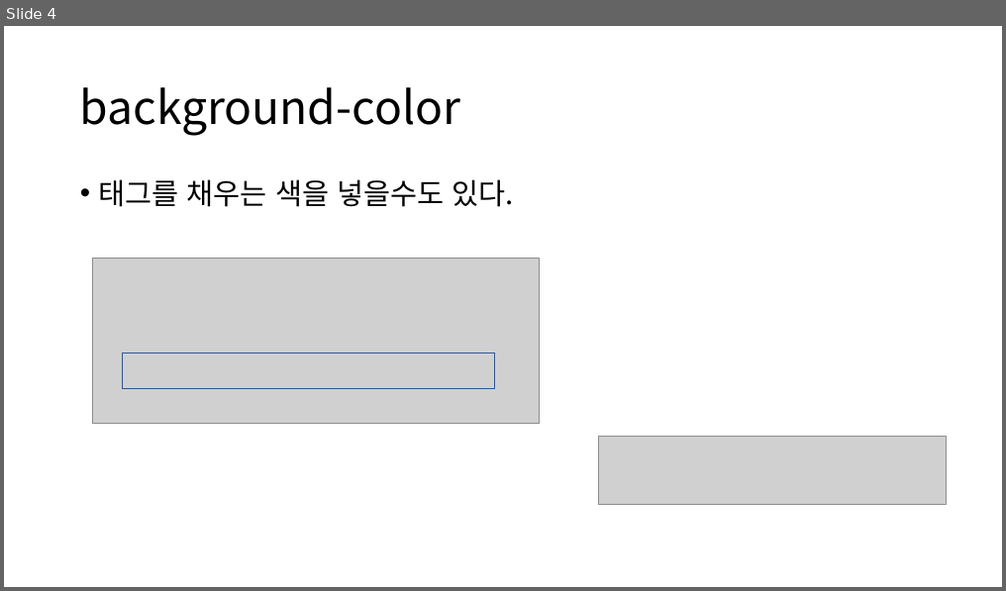
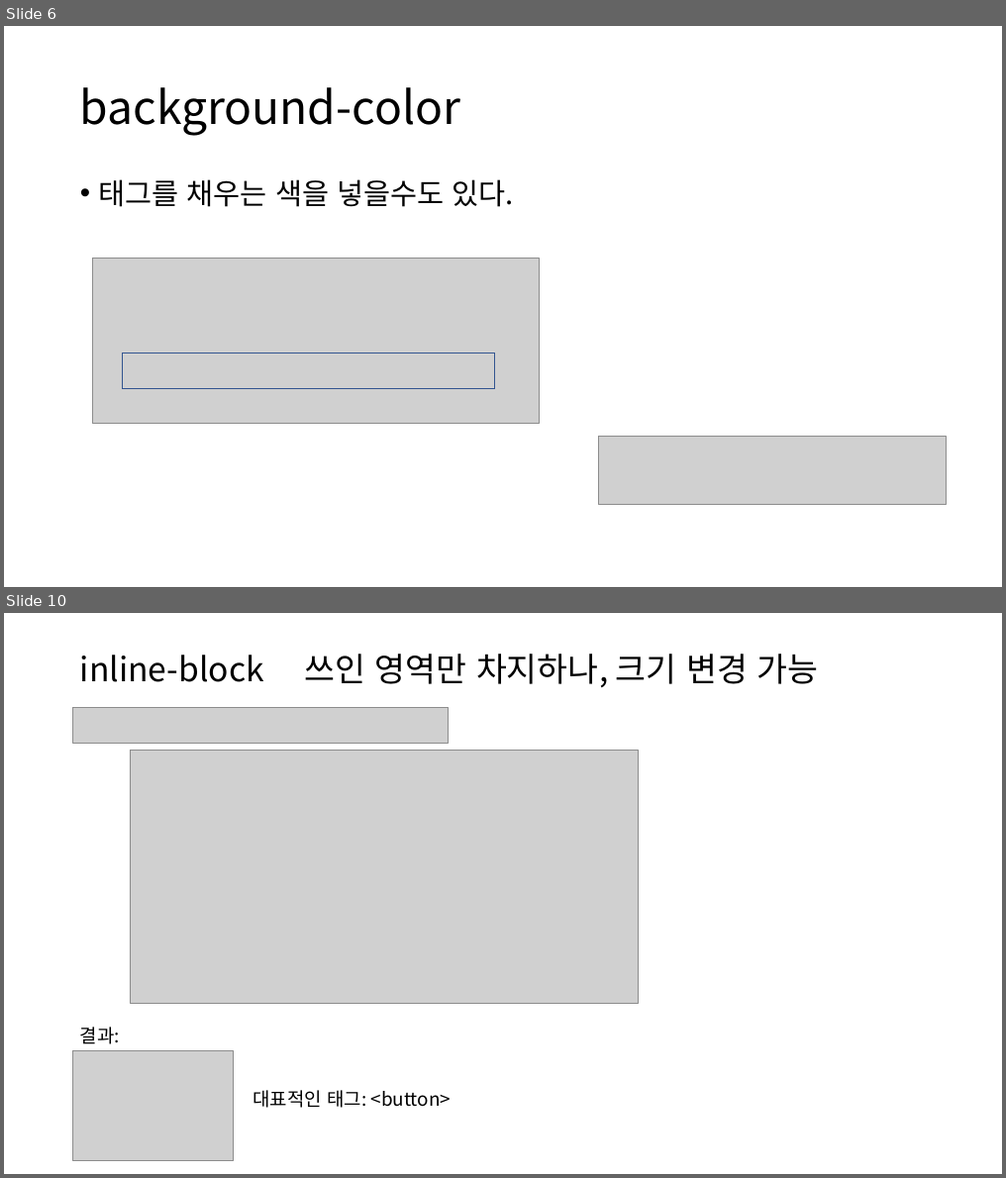
Before and after one commit to GNUCSAssistants/2021webprogramming, a slide deck: 수업/4. CSS(2)/PPT/4. CSS(2).pptx. Shown one above the other, each under a label of ours: slide 4 before the commit, slides 6 and 10 after it; the slides between them are not shown. The pictures are 1006x591 and 1006x1178 pixels, drawn with LibreOffice and Linux fonts; fonts in the diff are those of the drawing; grey boxes stand for pictures. Boxes give left, top, right and bottom in pixels: in the first picture for what was removed or moved away, otherwise in the second. Text is boxed around its words. In the diff, an @@ line names an element or a change of style, - is before the commit and + after.

```diff
--- a/수업/4. CSS(2)/PPT/4. CSS(2).pptx
+++ b/수업/4. CSS(2)/PPT/4. CSS(2).pptx
@@ slide 10 added at box(4, 613, 1002, 1174), background #FFFFFF @@
@@ title added at box(80, 654, 818, 687), 32 pt, text #000000 @@
+inline-block 쓰인 영역만 차지하나, 크기 변경 가능
@@ picture added at box(73, 708, 449, 744) @@
@@ picture added at box(130, 750, 639, 1003) @@
@@ text added at box(80, 1027, 120, 1045), 18 pt, text #000000 @@
+결과:
@@ picture added at box(73, 1051, 234, 1161) @@
@@ text added at box(253, 1090, 451, 1108), 18 pt, text #000000 @@
+대표적인 태그: <button>
@@ what was slide 4 is now slide 6 @@
```
Also in this commit, not shown: 21 other slides added, 3 other files.
